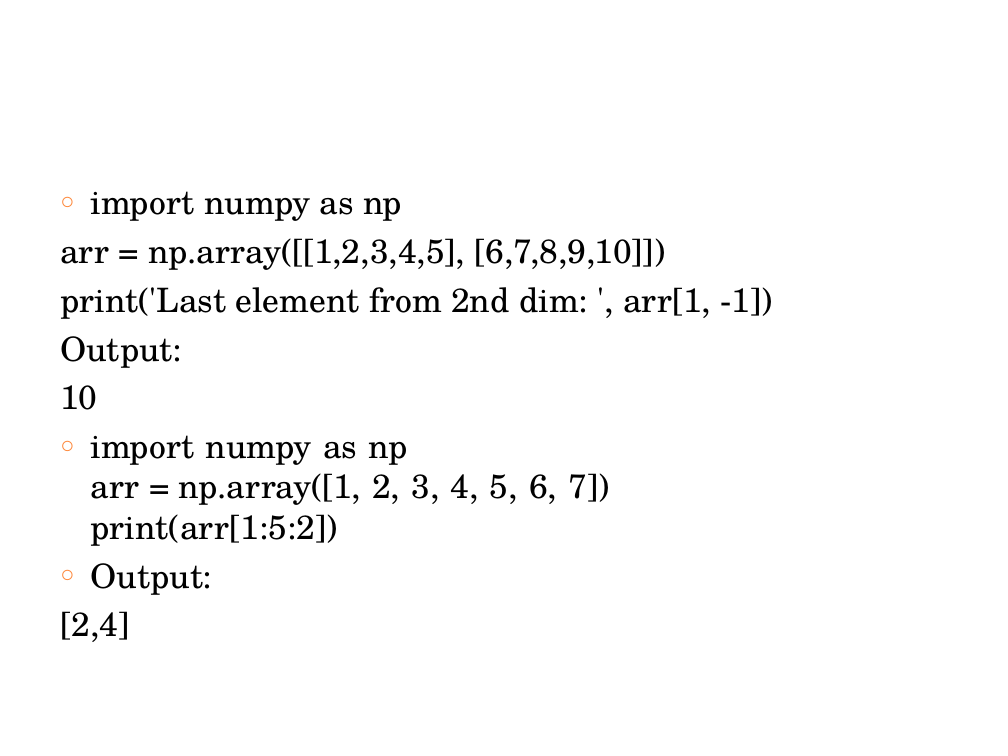
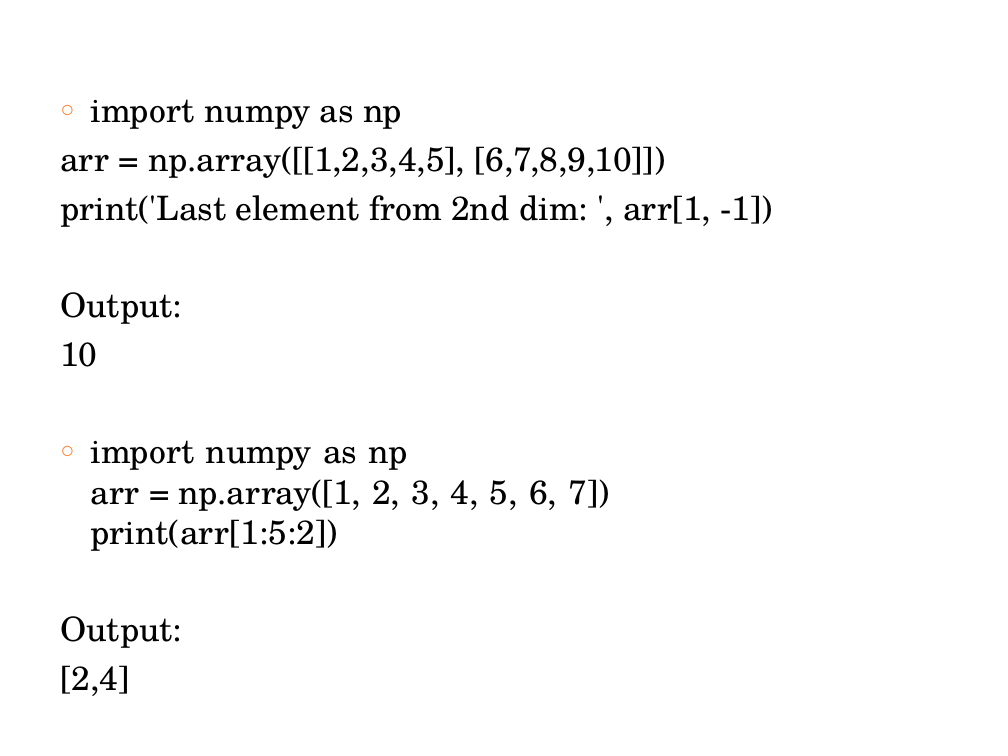
Before and after one commit to keonicsx/Code_Storage, a slide deck: slide 17 of ppt_m4/Module 4.pptx. Drawn at 1008x756 pixels with LibreOffice and Linux fonts; fonts in the diff are those of the drawing. Boxes give left, top, right and bottom in pixels: in the first picture for what was removed or moved away, otherwise in the second. Text is boxed around its words. In the diff, an @@ line names an element or a change of style, - is before the commit and + after.

```diff
--- a/ppt_m4/Module 4.pptx
+++ b/ppt_m4/Module 4.pptx
@@ text "import numpy as np" moved from (x1=60, y1=191, x2=772, y2=642) to (x1=60, y1=99, x2=772, y2=696) @@
@@ text at (x1=60, y1=616, x2=181, y2=648): bullet ○ to none @@
```
Also in this commit, not shown: 16 other slides changed, 1 slide added, 3 slides removed, 3 other files.
